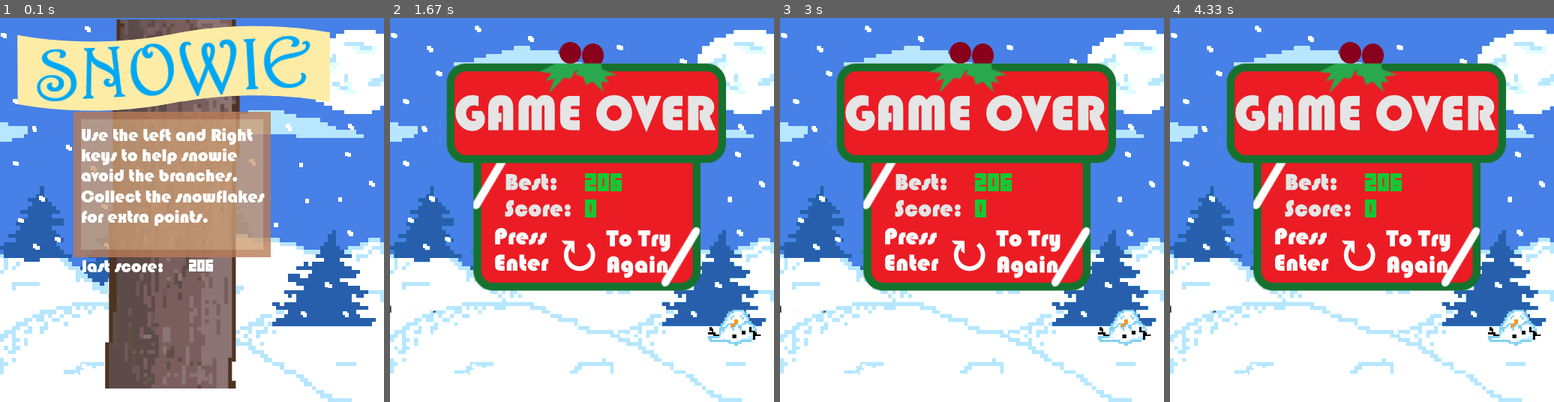
Above: before the commit, frames 1-4 (left to right).
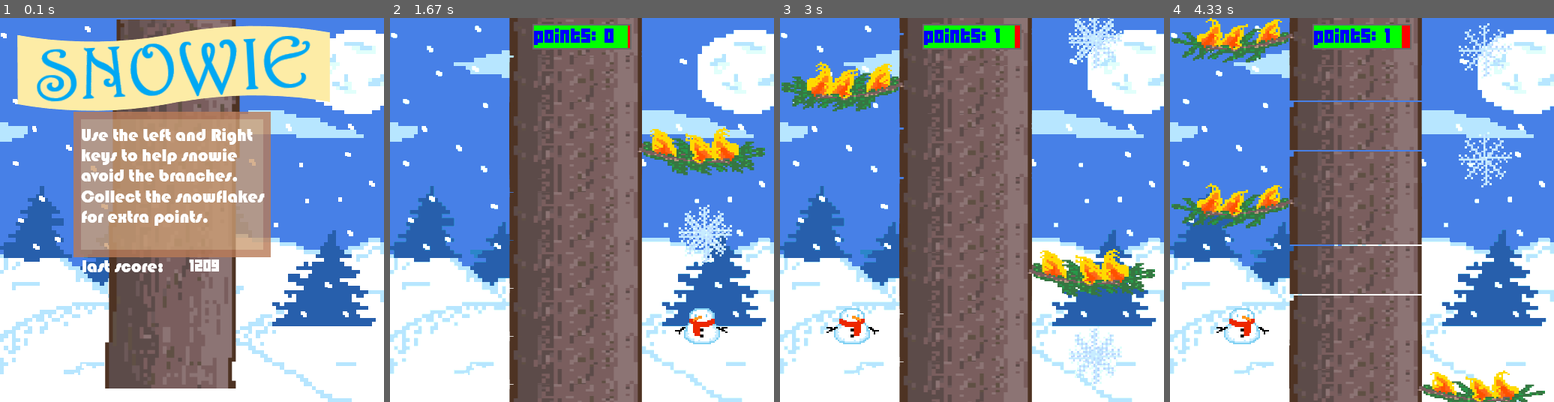
Above: after the commit, the same moments.

Repository: HeyItsBethany3/Game-Project
Game: pygame game, started from game.py
Two runs of this game, one before a commit and one after it. Both use one fixed random seed, a clock stepped at 60 frames per second and the inputs below.
Inputs:
- Up to frame 1 (0.1 s): no input
- Up to frame 2 (1.67 s): tap Enter at 0.33 s
- Up to frame 3 (3 s): hold Left 1.67-2.2 s; hold Left from 2.67 s (still down)
- Up to frame 4 (4.33 s): release Left at 3.3 s; hold Left 3.83-4.3 s

The runs differ from the first frame. In frame 1, 0.1% of the frame differs, in the area x 49-58%, y 62-67%; in frame 2, 54%; in frame 3, 57%; in frame 4, 58%, in the area x 0-98%, y 0-100%.

Commit message:
Changed speed of branches

Diff:
--- a/game.py
+++ b/game.py
@@ -19,6 +19,7 @@
 background = GameImage('sprite/scenario/scenarionew.png')
 menu_bg = GameImage('sprite/scenario/newbkg.png')
 game_over = GameImage('sprite/scenario/GameOver1.png')
+button = GameImage('sprite/scenario/button1.png', 0, -140)
 
 
 # Define screen variables
@@ -49,7 +50,8 @@
 
 class Branches:
 
-    changeY = 10 # How quickly branch moves down vertically
+    changeY = 6 # How quickly branch moves down vertically
+    direction = "up"
 
     tree_types = ('sprite/branches/right.png',
                   'sprite/branches/left.png',
@@ -87,7 +89,6 @@
         lowerBound = newY + branchHeight
         upperBound = newY - branchHeight
 
-        print( lowerBound )
 
         if  upperBound < snowmanY < lowerBound  and snowmanPos == self.pos:
             # New branch would be in snowmans space
@@ -107,22 +108,24 @@
 
 
 class Snowman:
-    #CHANGE THIS
-    sprites =          (GameImage('sprite/snowman/snowmanLeft.png',  0, snowmanY),
-                        GameImage('sprite/snowman/snowmanRight.png', 0, snowmanY),
-                        GameImage('sprite/snowman/meltyLeft.png',    0, snowmanY),
-                        GameImage('sprite/snowman/meltyRight.png',   0, snowmanY))
-
-    height = sprites[0].get_height()
+
+    sprites = (GameImage('sprite/snowman/snowmanLeft.png',  45, snowmanY),
+               GameImage('sprite/snowman/snowmanRight.png', -45, snowmanY),
+               GameImage('sprite/snowman/meltyLeft.png',    45, snowmanY),
+               GameImage('sprite/snowman/meltyRight.png',   -45, snowmanY))
+
+
 
     # Snowman position is left or right of tree (always has same y coordinate)
     def __init__(self, pos):
         self.pos = pos # left or right
 
+
     def paint(self):
         # Draws snowman on correct side of tree
 
         if self.pos == "left":
+            self.type = self.sprites[0]
             self.sprites[0].draw()
 
         else:
@@ -135,7 +138,7 @@
 
     endOfScreen = False
 
-    changeY = 10
+    changeY = 6
 
     def __init__(self, y, pos):
         self.pos = pos # left or right
@@ -300,8 +303,8 @@
 
 # Create initial branches
 branches = []
-branches.append(Branches(20, "left"))
-branches.append(Branches(250, "right"))
+
+
 
 
 # Create snowflakes
@@ -355,34 +358,54 @@
 
 
         # Branches and snowflakes move faster over time
-        if counter%1000 == 0:
-            Branches.changeY += 2
-            Snowflake.changeY += 2
-        counter += 1
+        startSpeed = 6
+        maxSpeed = 10
+        if counter%300 == 0: # change to 400
+            if Branches.changeY == maxSpeed:
+                Branches.diretion = "down"
+            elif Branches.changeY == startSpeed:
+                Branches.direction = "up"
+
+            if Branches.direction == "up":
+                # game speeds up
+                Branches.changeY += 1
+                Snowflake.changeY += 1
+            else:
+                # game slows down
+                Branches.changeY -= 1
+                Snowflake.changeY -= 1
 
         # Move branches and snowflakes
         moveEverything()
 
-        if counter%10 == 0:
-            # Lose health but gain points over time
+        if counter%50 == 0:
+            # Gain points over time
             scorer.add_points()
+        if counter % 10 == 0:
+            # Lose health over time
             scorer.update(counter)
 
         if not scorer.snowie_alive():
             game_state = 0 # Game over
 
+        counter += 1
+
         # Shows any changes made
         pygame.display.flip()
 
 
     elif game_state == 2:
+        # Menu screen
         background.draw()
-        menu_bg.draw()
-        window.draw_text(str(score_manager.get_records()), 512 - 260, 320, color=(255,255,255), font_file='font.TTF', size=20)
+        if counter < 250:
+            menu_bg.draw()
+            window.draw_text(str(score_manager.get_records()), 512 - 260, 320, color=(255,255,255), font_file='font.TTF', size=20)
+        else:
+            button.draw()
         pygame.display.flip()
 
 
-
+        counter += 1
         if pygame.key.get_pressed()[pygame.K_RETURN]:
             # Enter to start game
             game_state = 1
@@ -427,13 +450,16 @@
             snowman = Snowman("right")
 
             branches = []
-            branches.append(Branches(20, "left"))
-            branches.append(Branches(250, "right"))
 
             # Create snowflakes
             flakes = []
-            flakes.append(Snowflake(50, "right"))
-            flakes.append(Snowflake(340, "left"))
+
+            # Reset speed
+            Branches.changeY = 6 # 6
+            Snowflake.changeY = 6
+            Branches.direction = "up"
+
+
 
             paintEverything()
 
--- a/records.txt
+++ b/records.txt
@@ -1 +1 @@
-206
+1209
--- a/scorer.py
+++ b/scorer.py
@@ -6,7 +6,7 @@
     health = 100
     points = 0
     multiplier = 1
-    life_loss_rate = 3.3
+    #life_loss_rate = 3.3#3.3
 
     def __init__(self, window):
         self.window = window
@@ -16,25 +16,26 @@
 
 
     def snowflake_calc(self):
-        self.points += 5
-        self.health += 10 # why does health increase?
-        self.life_loss_rate += 0.4 ** self.life_loss_rate # confused - v small increase?
+        self.points += 3
+        self.health += 5
+        #self.life_loss_rate += 0.4 ** self.life_loss_rate
+
         if self.health > 100:
             self.health = 100
 
     def update(self, x):
         self.x = x
-        self.health -= self.life_loss_rate * x/360
+        self.health -= 1
+        #self.health -= self.life_loss_rate * x/360
 
     def snowie_alive(self):
-        return self.health > 0 # confused  - returns boolean? True if health positive?
+        return self.health > 0
 
     def get_points(self):
         return self.points
 
     # shows health bar
     def draw(self):
-        # why are the tuples 3D?
         pygame.draw.rect(self.window.get_screen(), (105, 105, 105), (512 / 2 - 66, 8, 132, 34), 0)  # 2px gray border
         pygame.draw.rect(self.window.get_screen(), (255, 0, 0), (512 / 2 - 64, 10, 128, 30), 0)  # Red bar
         pygame.draw.rect(self.window.get_screen(), (0, 255, 0), (512 / 2 - 64, 10,  self.health / 100 * 128, 30), 0) # Green bar
Not shown, removed: PPlay/__init__.pyc
Not shown, removed: PPlay/window.pyc
